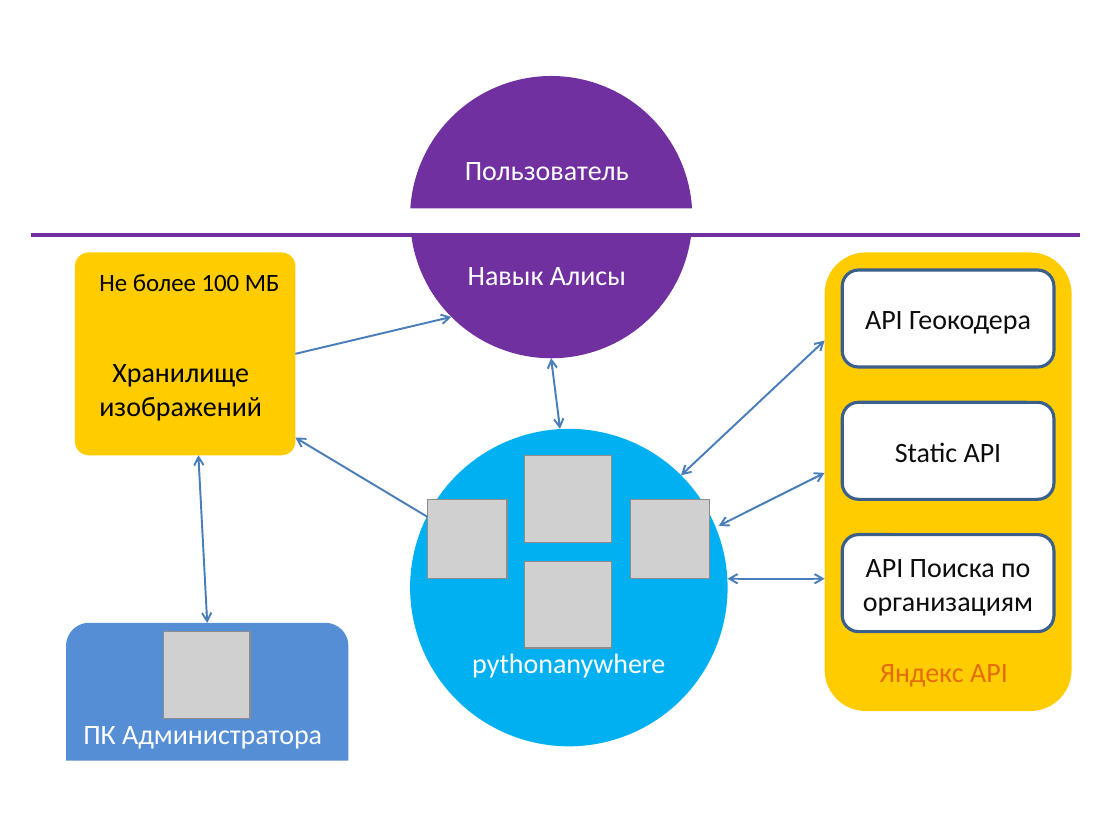
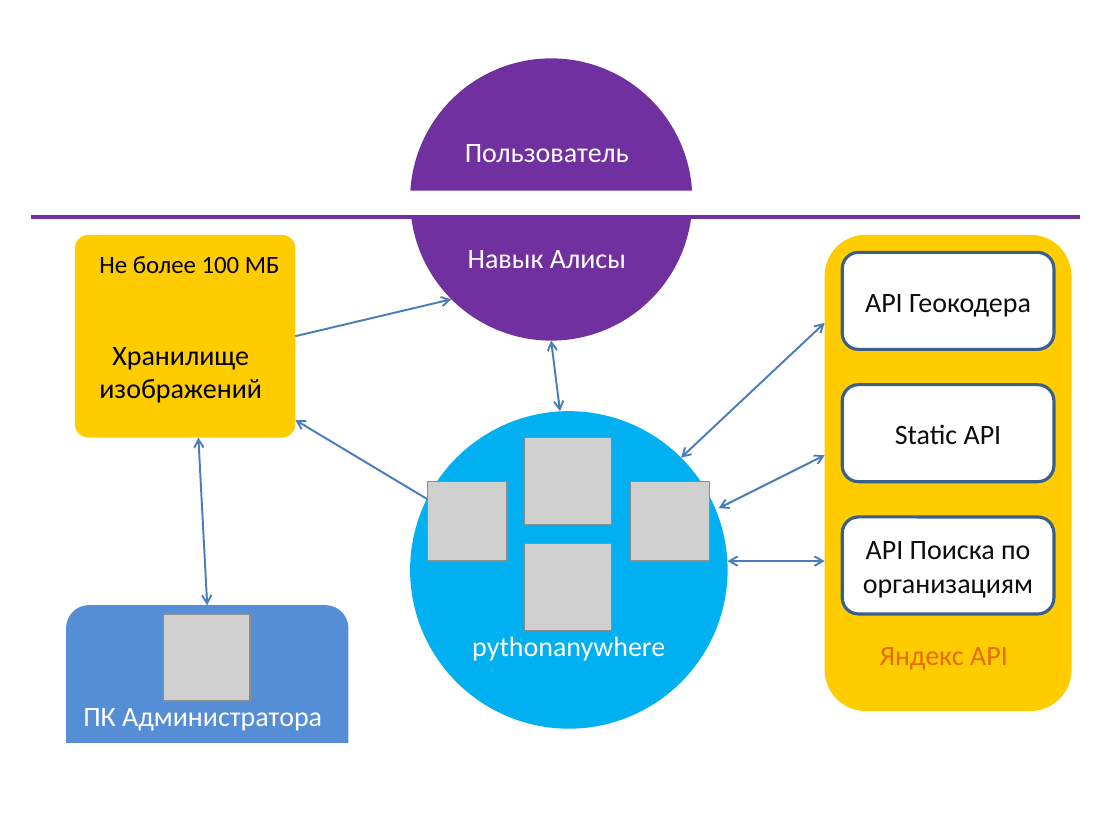
Before and after one commit to RomanRodionov/GeoFinder, a slide deck: slide 8 of Project presentation.pptx. Drawn at 1120x840 pixels with LibreOffice and Linux fonts; fonts in the diff are those of the drawing; grey boxes stand for pictures. Boxes give left, top, right and bottom in pixels: in the first picture for what was removed or moved away, otherwise in the second. Text is boxed around its words. In the diff, an @@ line names an element or a change of style, - is before the commit and + after.

```diff
--- a/Project presentation.pptx
+++ b/Project presentation.pptx
@@ rounded rectangle: place and size @@
-rounded rectangle at [824,252,1071,710]
+rounded rectangle at [824,235,1071,711]
@@ 3 rounded rectangles, 3 texts, 2 double arrows, 1 picture: place and size @@
-3 rounded rectangles, 3 texts, 2 double arrows, 1 picture at [75,252,1054,632]
+3 rounded rectangles, 3 texts, 2 double arrows, 1 picture at [75,235,1054,615]
@@ 4 pictures, 4 texts, 3 double arrows, 2 ellipses, 2 arrows, 1 rounded rectangle, 1 round same rect, 1 rectangle, 1 line: place and size @@
-4 pictures, 4 texts, 3 double arrows, 2 ellipses, 2 arrows, 1 rounded rectangle, 1 round same rect, 1 rectangle, 1 line at [31,76,1081,760]
+4 pictures, 4 texts, 3 double arrows, 2 ellipses, 2 arrows, 1 rounded rectangle, 1 round same rect, 1 rectangle, 1 line at [31,58,1081,743]
```
Also in this commit, not shown: 2 other slides changed, 2 other files.
